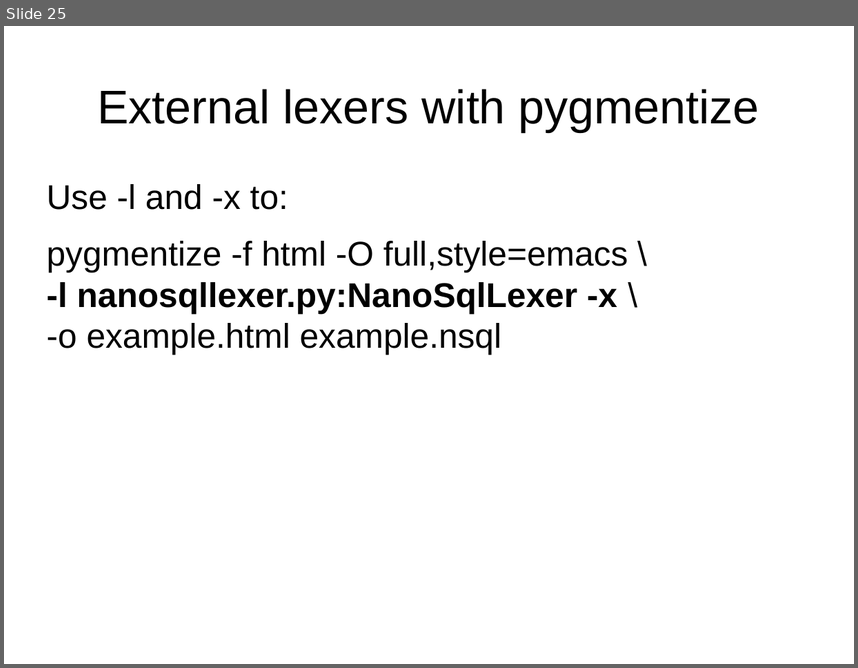
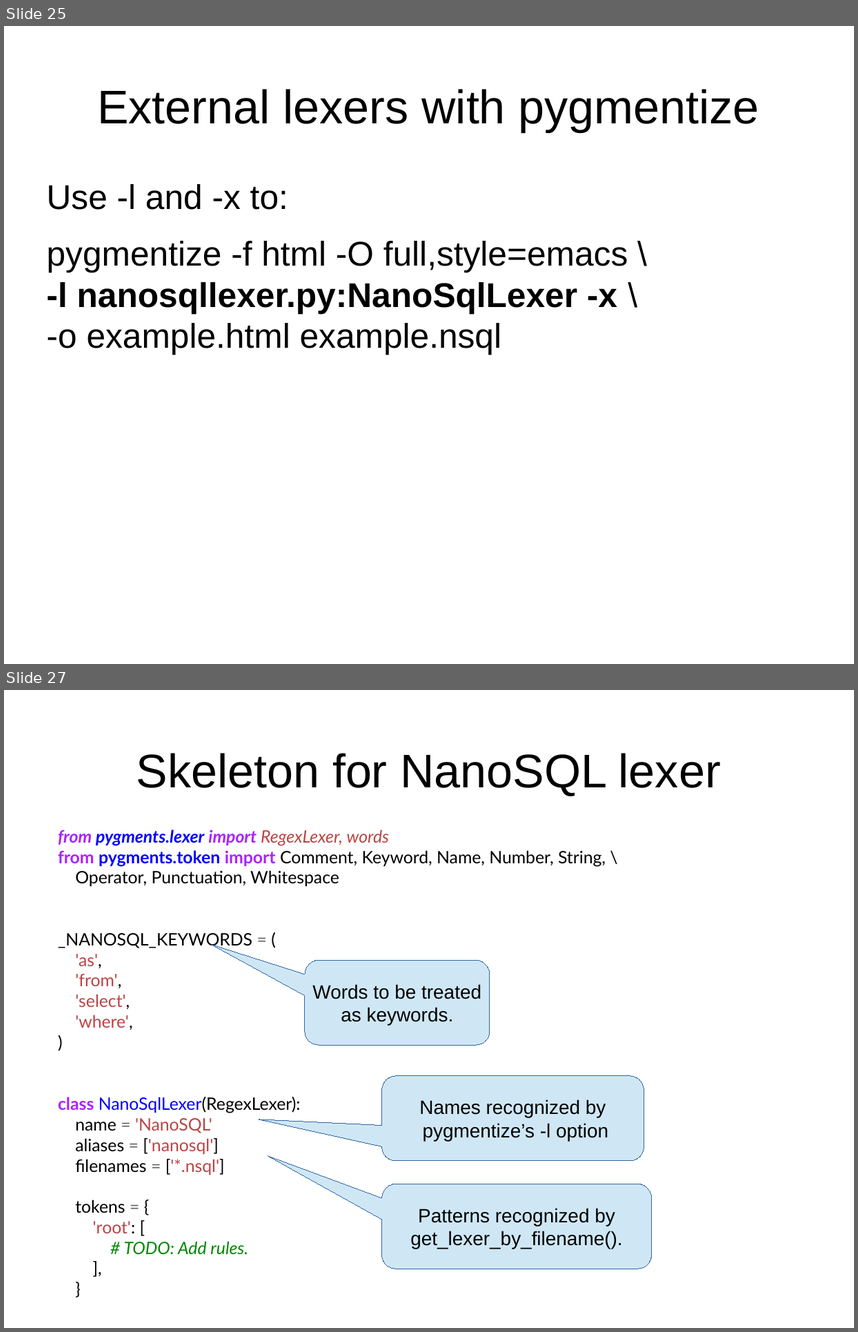
Before and after one commit to roskakori/talks, a slide deck: pygraz/pygments/Introduction to Pygments.odp. Shown one above the other, each under a label of ours: slide 25 before the commit, slides 25 and 27 after it; the slides between them are not shown. The pictures are 858x668 and 858x1332 pixels, drawn with LibreOffice and Linux fonts; fonts in the diff are those of the drawing. Boxes give left, top, right and bottom in pixels: in the first picture for what was removed or moved away, otherwise in the second. Text is boxed around its words. In the diff, an @@ line names an element or a change of style, - is before the commit and + after.

Commit message:
* Added slides for stepwise development of an own lexer. * Changed syntax highlighted Python code from HTML screenshot to inline RTF to enable copy & paste.

```diff
--- a/pygraz/pygments/Introduction to Pygments.odp
+++ b/pygraz/pygments/Introduction to Pygments.odp
@@ slide 27 added at <box>4,690,854,1328</box>, background #FFFFFF @@
@@ title added at <box>136,753,721,796</box>, 44 pt, text #000000 @@
+Skeleton for NanoSQL lexer
@@ text added at <box>58,829,606,1254</box>, 16 pt, text #000000 @@
+from pygments.lexer import RegexLexer, words
+from pygments.token import Comment, Keyword, Name, Number, String, \
+Operator, Punctuation, Whitespace
+_NANOSQL_KEYWORDS = (
+'as',
+'from',
+'select',
+'where',
+)
+class NanoSqlLexer(RegexLexer):
+name = 'NanoSQL'
+aliases = ['nanosql']
+filenames = ['*.nsql']
+tokens = {
+'root': [
+# TODO: Add rules.
+],
+}
@@ rounded speech box added at <box>305,960,490,1045</box>, fill #CFE7F5, outline #3465A4 0 pt, 18 pt, text #000000 @@
+Words to be treated
+as keywords.
@@ rounded speech box added at <box>382,1076,644,1161</box>, fill #CFE7F5, outline #3465A4 0 pt, 18 pt, text #000000 @@
+Names recognized by
+pygmentize’s -l option
@@ rounded speech box added at <box>382,1183,652,1268</box>, fill #CFE7F5, outline #3465A4 0 pt, 18 pt, text #000000 @@
+Patterns recognized by
+get_lexer_by_filename().
```
Also in this commit, not shown: 9 slides changed, 13 other slides added, 2 slides removed, 5 other files.
